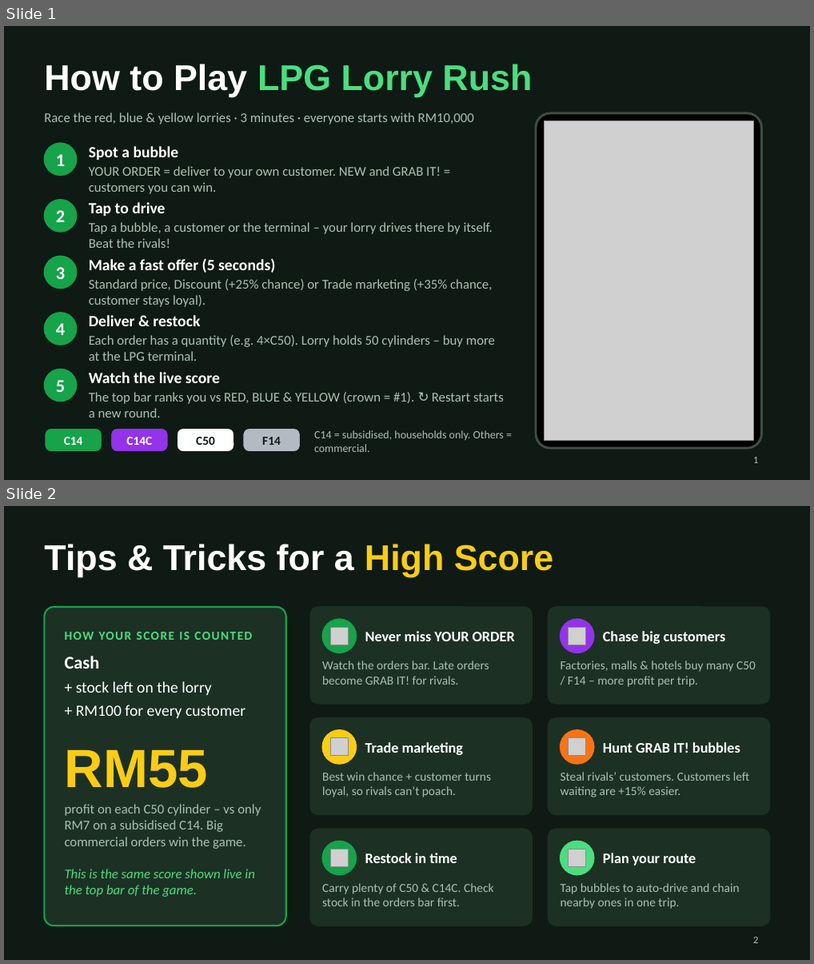
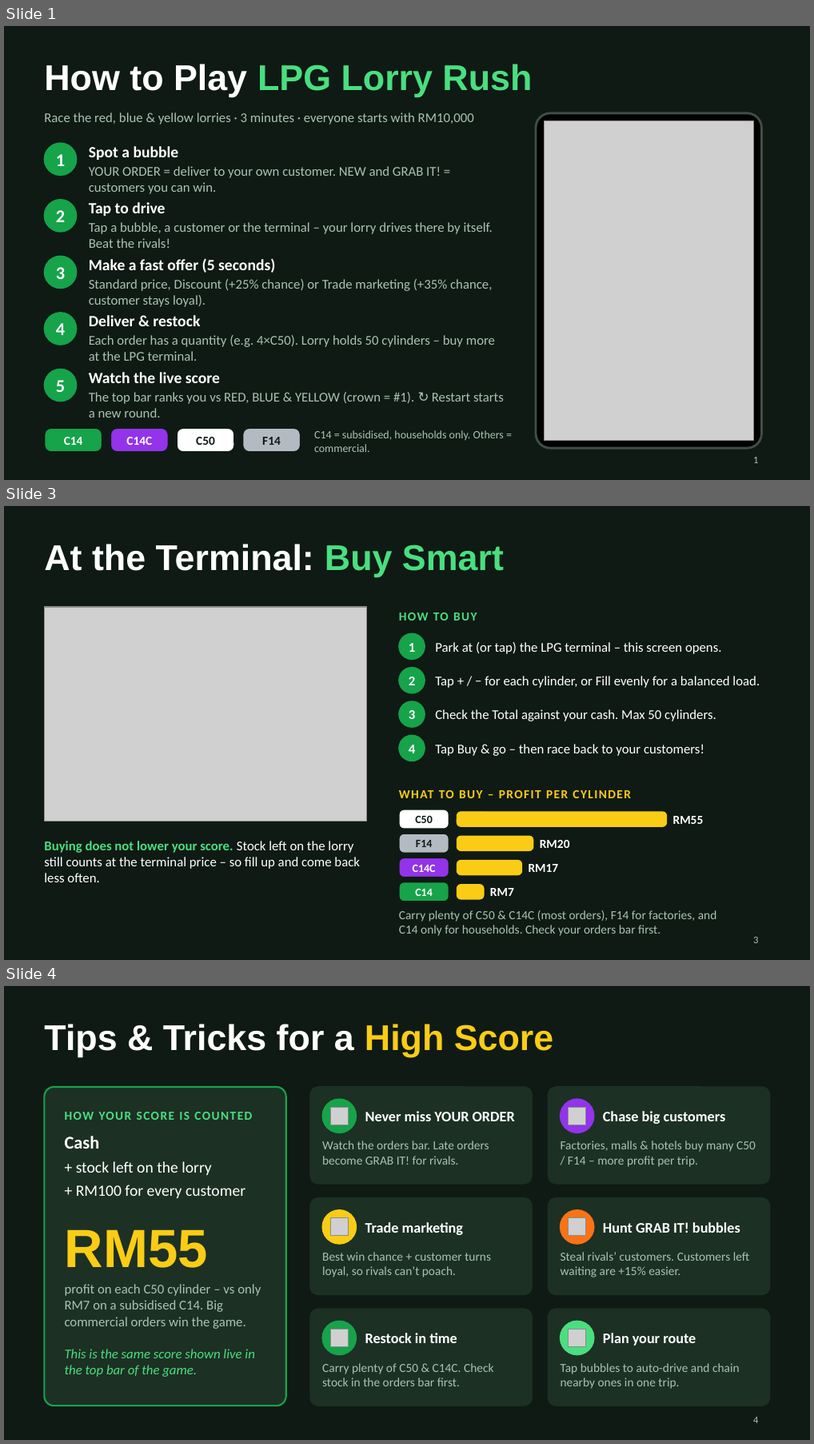
Before and after one commit to hzwnrli/malaysiainternship, a slide deck: slides/LPG_Lorry_Rush_How_to_Play.pptx. Shown one above the other, each under a label of ours: slides 1 and 2 before the commit, slides 1, 3 and 4 after it; the slides between them are not shown. The pictures are 814x964 and 814x1444 pixels, drawn with LibreOffice and Linux fonts; fonts in the diff are those of the drawing; grey boxes stand for pictures. Boxes give left, top, right and bottom in pixels: in the first picture for what was removed or moved away, otherwise in the second. Text is boxed around its words. In the diff, an @@ line names an element or a change of style, - is before the commit and + after.

```diff
--- a/slides/LPG_Lorry_Rush_How_to_Play.pptx
+++ b/slides/LPG_Lorry_Rush_How_to_Play.pptx
@@ slide 3 added at [4,506,810,960], background #0F1A14 @@
@@ title added at [44,544,504,577], 32 pt, text #FFFFFF, bold @@
+At the Terminal: Buy Smart
@@ picture added at [44,607,367,820] @@
@@ text added at [399,612,477,620], 11 pt, text #4ADE80, bold @@
+HOW TO BUY
@@ ellipse added at [399,633,425,660], fill #16A34A, outline #16A34A 1 pt @@
@@ text added at [409,643,415,652], 12 pt, text #FFFFFF, bold @@
+1
@@ text added at [435,642,722,654], 12 pt, text #FFFFFF @@
+Park at (or tap) the LPG terminal – this screen opens.
@@ ellipse added at [399,668,425,693], fill #16A34A, outline #16A34A 1 pt @@
@@ text added at [409,676,415,685], 12 pt, text #FFFFFF, bold @@
+2
@@ text added at [435,676,760,688], 12 pt, text #FFFFFF @@
+Tap + / − for each cylinder, or Fill evenly for a balanced load.
@@ ellipse added at [399,701,425,727], fill #16A34A, outline #16A34A 1 pt @@
@@ text added at [409,710,415,719], 12 pt, text #FFFFFF, bold @@
+3
@@ text added at [435,709,717,721], 12 pt, text #FFFFFF @@
+Check the Total against your cash. Max 50 cylinders.
@@ ellipse added at [399,735,425,761], fill #16A34A, outline #16A34A 1 pt @@
@@ text added at [409,744,415,753], 12 pt, text #FFFFFF, bold @@
+4
@@ text added at [435,744,705,756], 12 pt, text #FFFFFF @@
+Tap Buy & go – then race back to your customers!
@@ text added at [399,790,631,798], 11 pt, text #FACC15, bold @@
+WHAT TO BUY – PROFIT PER CYLINDER
@@ rounded rectangle added at [399,809,449,828], fill #FFFFFF, outline #0F1A14 1 pt, 10 pt, text #0F1A14, bold @@
+C50
@@ rounded rectangle added at [457,812,667,826], fill #FACC15, outline #FACC15 1 pt @@
@@ text added at [674,816,704,824], 11 pt, text #FFFFFF, bold @@
+RM55
@@ text added at [44,840,360,882], 12 pt, text #FFFFFF @@
+Buying does not lower your score. Stock left on the lorry still counts at the terminal price – so fill up and come back less often.
@@ rounded rectangle added at [399,833,449,852], fill #B4BAC2, outline #0F1A14 1 pt, 10 pt, text #0F1A14, bold @@
+F14
@@ rounded rectangle added at [457,836,534,850], fill #FACC15, outline #FACC15 1 pt @@
@@ text added at [540,840,570,848], 11 pt, text #FFFFFF, bold @@
+RM20
@@ rounded rectangle added at [399,857,449,877], fill #9333EA, outline #0F1A14 1 pt, 10 pt, text #FFFFFF, bold @@
+C14C
@@ rounded rectangle added at [457,860,522,875], fill #FACC15, outline #FACC15 1 pt @@
@@ text added at [529,864,559,872], 11 pt, text #FFFFFF, bold @@
+RM17
@@ rounded rectangle added at [399,882,449,901], fill #16A34A, outline #0F1A14 1 pt, 10 pt, text #FFFFFF, bold @@
+C14
@@ rounded rectangle added at [457,884,484,899], fill #FACC15, outline #FACC15 1 pt @@
@@ text added at [490,888,514,896], 11 pt, text #FFFFFF, bold @@
+RM7
@@ text added at [399,910,718,936], 11 pt, text #A9C2B2 @@
+Carry plenty of C50 & C14C (most orders), F14 for factories, and C14 only for households. Check your orders bar first.
@@ page number added at [754,936,758,943], 9 pt, text #A9C2B2 @@
+3
@@ what was slide 2 is now slide 4 @@
@@ page number at [754,1416,758,1423]: text changed @@
-2
+4
```
Also in this commit, not shown: 1 other slide added.
